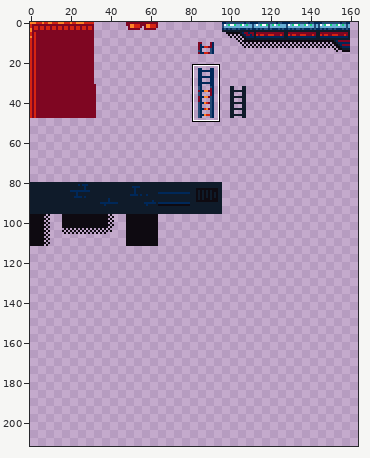
One commit to this pixel-art file: res/atlas/world.aseprite. Above, an overview of the earlier version with the close-up marked.
Close-up. As it was:
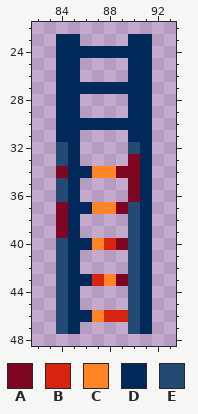
512x512 pixels, 1 frame. Shown: x 82..93, y 22..48. The wide view leaves out empty margins. The commit also changed other parts of the picture, which this record leaves out.
Palette (. is transparent): A #7f0622  B #d62411  C #ff8426  D #002859  E #234975
Pixels before, first column x 84:
23 DD....DD
24 DDDDDDDD
25 DD....DD
26 DD....DD
27 DDDDDDDD
28 DD....DD
29 DD....DD
30 DDDDDDDD
31 DD....DD
32 ED....ED
33 ED....AD
34 ADDCCAAD
35 ED....AD
36 ED....AD
37 ADDCCAED
38 AD....ED
39 AD....ED
40 EDDCBAED
41 ED....ED
42 ED....ED
43 EDDBCAED
44 ED....ED
45 ED....ED
46 EDDCBBED
47 ED....ED
The same view after the edit:
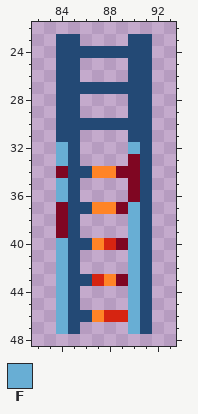
Colours new in this view: F #68aed4
What changed:
y 23: x 84..85 DD -> EE; x 90..91 DD -> EE
y 24: x 84..91 DDDDDDDD -> EEEEEEEE
y 25..26: x 84..85 DD -> EE; x 90..91 DD -> EE
y 27: x 84..91 DDDDDDDD -> EEEEEEEE
y 28..29: x 84..85 DD -> EE; x 90..91 DD -> EE
y 30: x 84..91 DDDDDDDD -> EEEEEEEE
y 31: x 84..85 DD -> EE; x 90..91 DD -> EE
y 32: x 84..85 ED -> FE; x 90..91 ED -> FE
y 33: x 84..85 ED -> FE; x 91 D -> E
y 34: x 85..86 DD -> EE; x 91 D -> E
y 35..36: x 84..85 ED -> FE; x 91 D -> E
y 37: x 85..86 DD -> EE; x 90..91 ED -> FE
y 38..39: x 85 D -> E; x 90..91 ED -> FE
y 40: x 84..86 EDD -> FEE; x 90..91 ED -> FE
y 41..42: x 84..85 ED -> FE; x 90..91 ED -> FE
y 43: x 84..86 EDD -> FEE; x 90..91 ED -> FE
y 44..45: x 84..85 ED -> FE; x 90..91 ED -> FE
y 46: x 84..86 EDD -> FEE; x 90..91 ED -> FE
y 47: x 84..85 ED -> FE; x 90..91 ED -> FE
Changed places in both close-ups, as pixel boxes (x1, y1, x2, y2):
changed: (56, 34, 152, 334)
